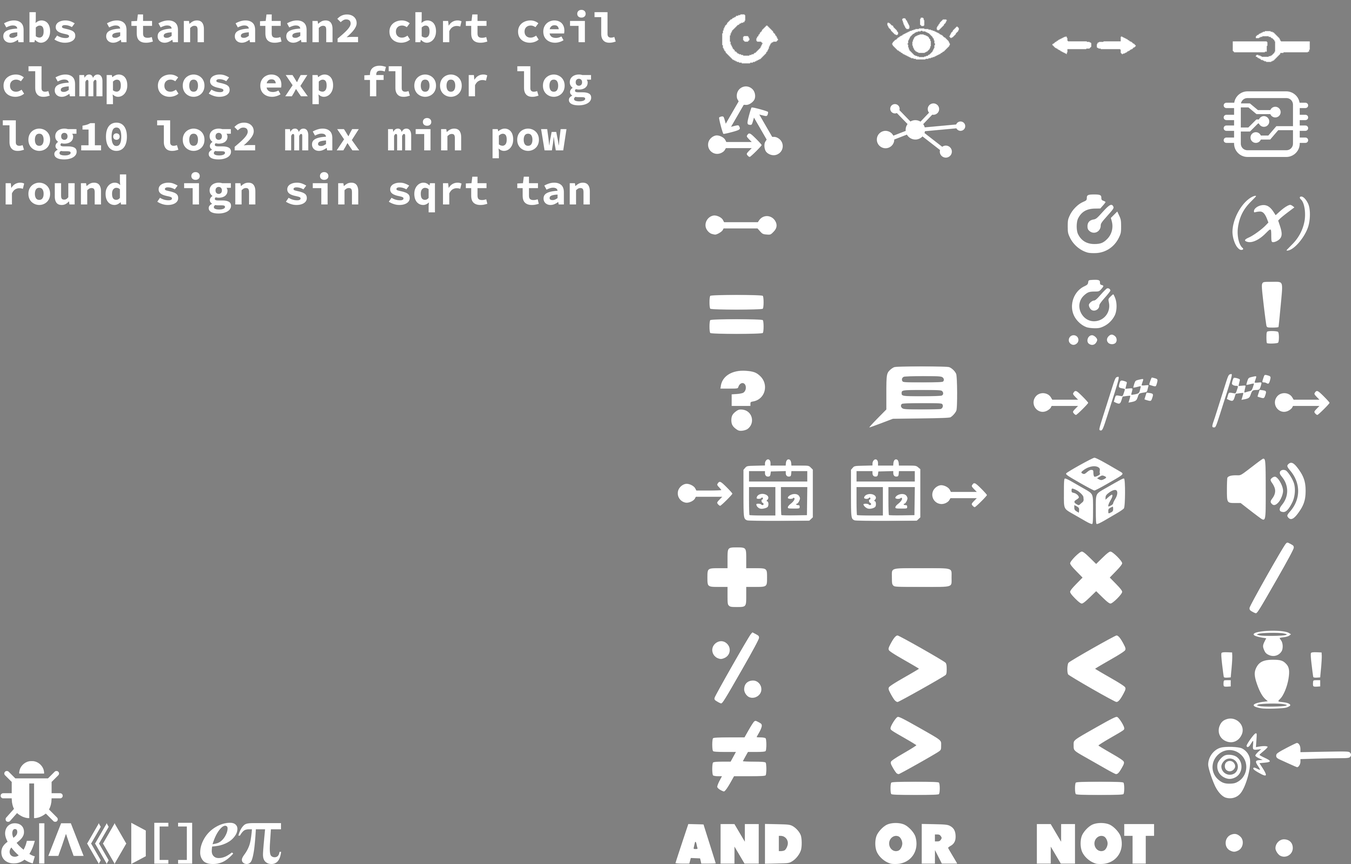
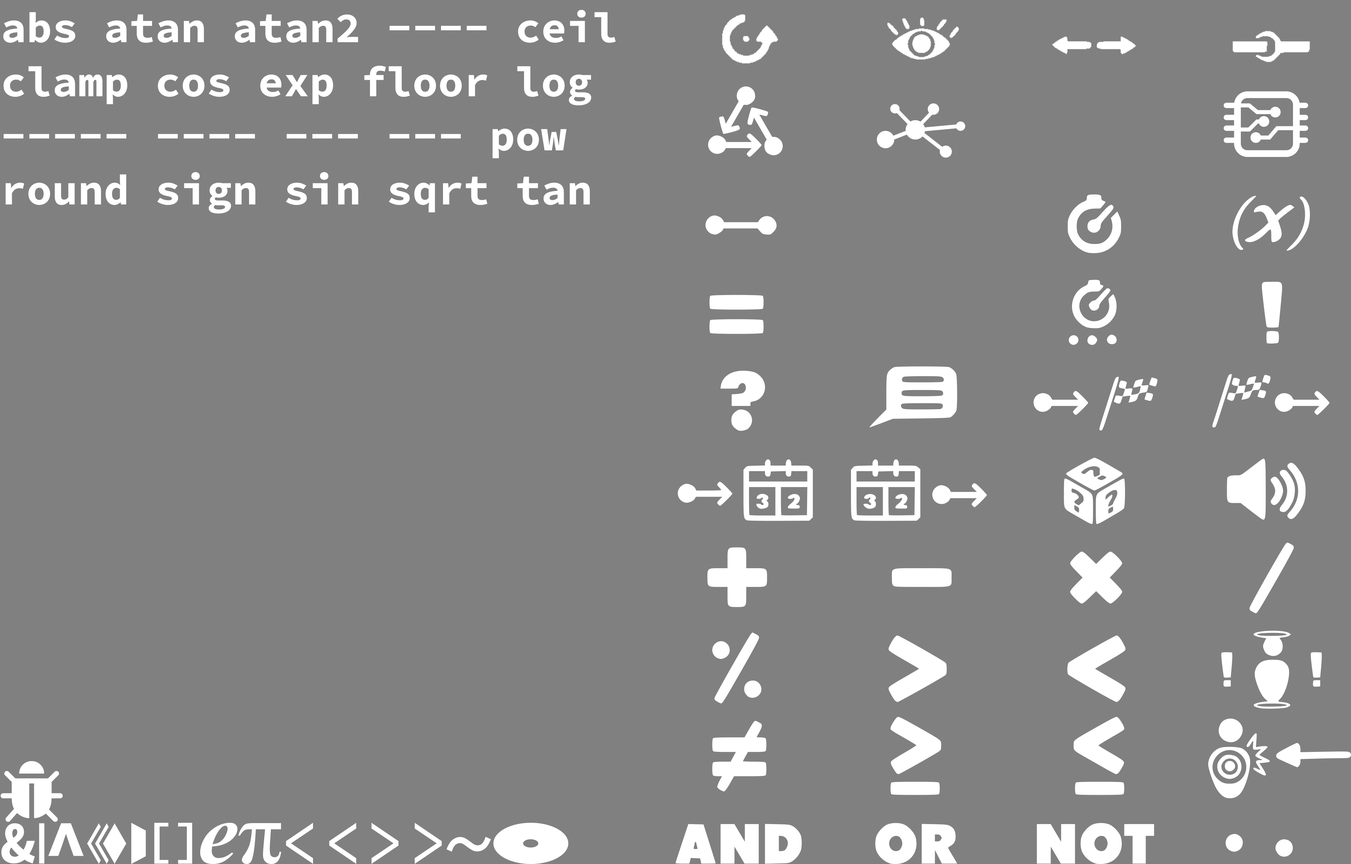
Revision of a layered 1351px x 864px image; what changed, layer by layer:
renamed "abs atan atan2 cbrt ceil clamp..." to "abs atan atan2 ---- ceil clamp...", painted on it over [2, 11, 488, 160]
added layer "~" in group "extensions" over [446, 836, 492, 853]
added layer "<<>>" in group "extensions" over [285, 823, 443, 864]
painted on "Layer" over [493, 823, 569, 864]
